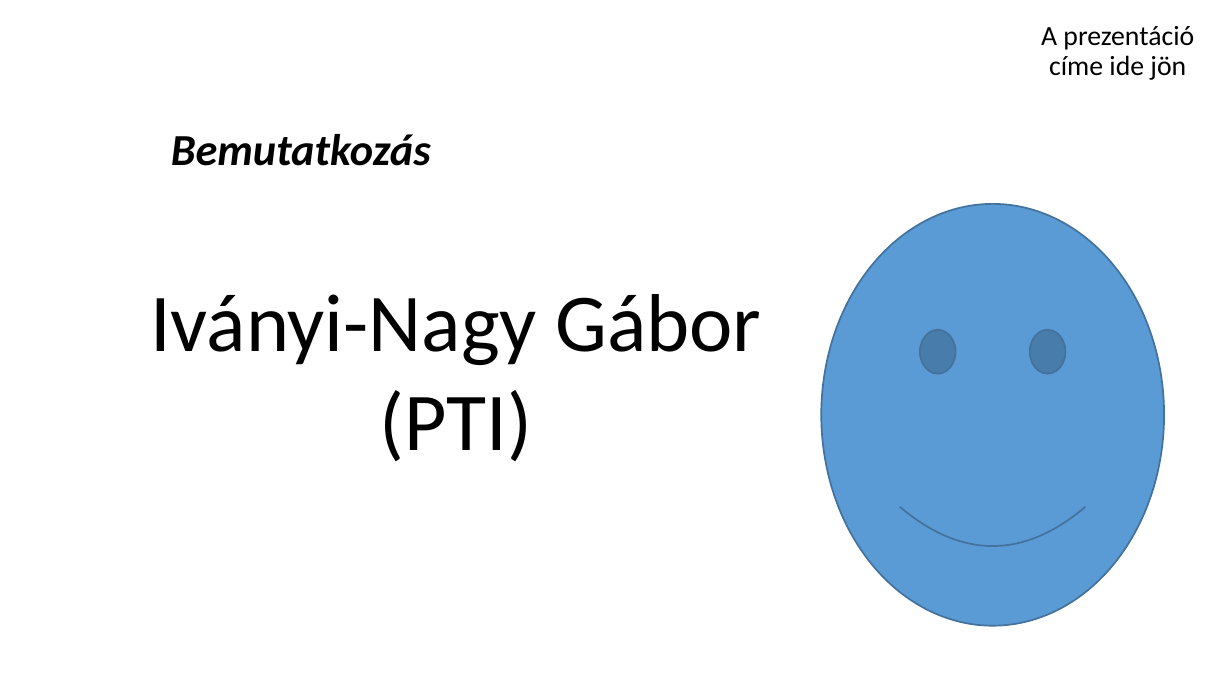
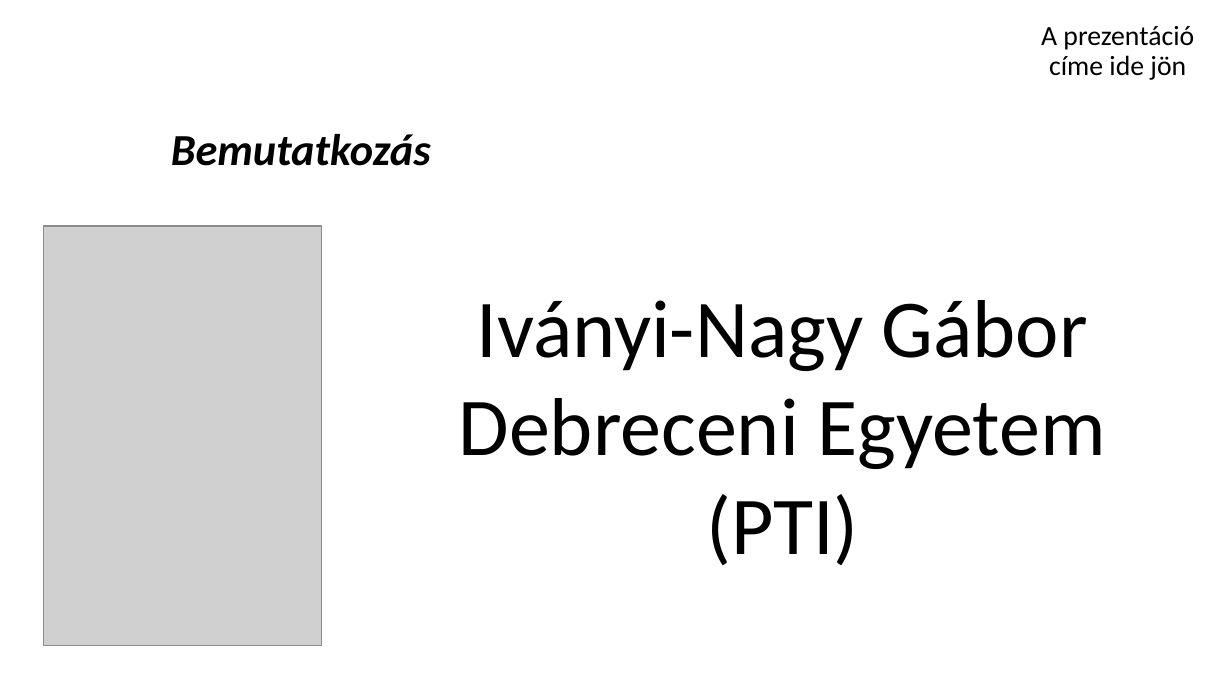
Before and after one commit to schonherz-java-ee-2016-spring/sandbox, a slide deck: slide 2 of Iványi-Nagy Gábor/ivanyi_nagy_gabor.pttx.pptx. Drawn at 1232x693 pixels with LibreOffice and Linux fonts; fonts in the diff are those of the drawing; grey boxes stand for pictures; background and template pictures are left out. Boxes give left, top, right and bottom in pixels: in the first picture for what was removed or moved away, otherwise in the second. Text is boxed around its words. In the diff, an @@ line names an element or a change of style, - is before the commit and + after.

```diff
--- a/Iványi-Nagy Gábor/ivanyi_nagy_gabor.pttx.pptx
+++ b/Iványi-Nagy Gábor/ivanyi_nagy_gabor.pttx.pptx
@@ smiley face removed at (822,205,1164,626) @@
@@ picture added at (44,227,322,647) @@
@@ text "Iványi-Nagy Gábor": place and size @@
-text "Iványi-Nagy Gábor" at (150,294,761,461)
+text "Iványi-Nagy Gábor" at (459,300,1105,565)
@@ text at (459,398,1105,469): paragraph added @@
+Debreceni Egyetem
```
Also in this commit, not shown: 3 other slides changed, 1 slide removed.
